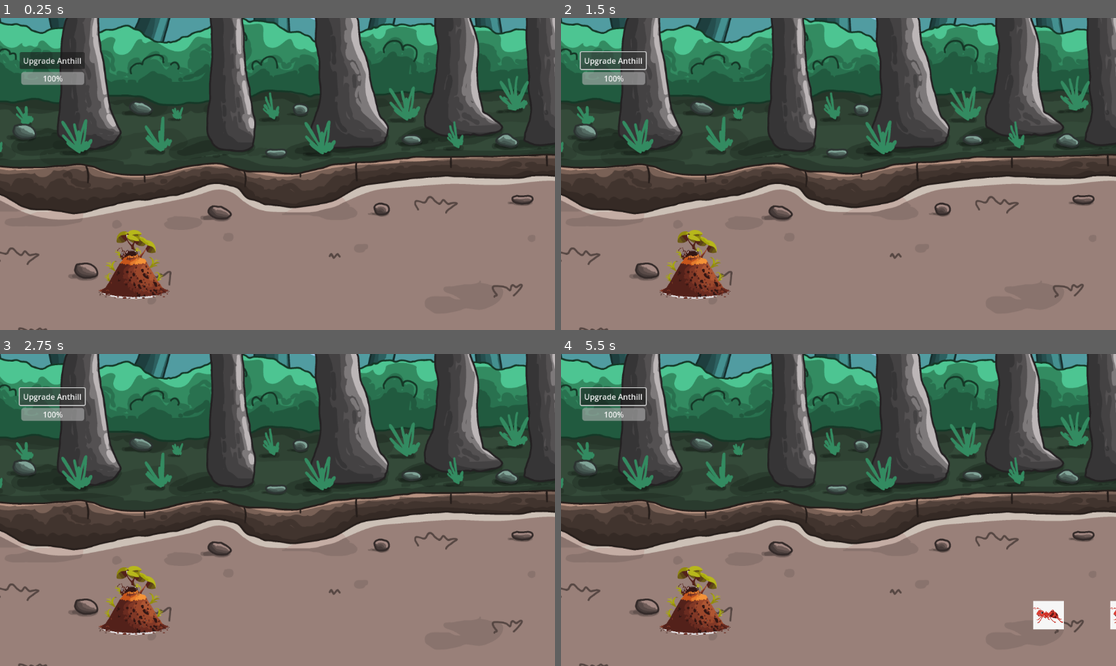
Above: before the commit, frames 1-4 (two rows, left to right).
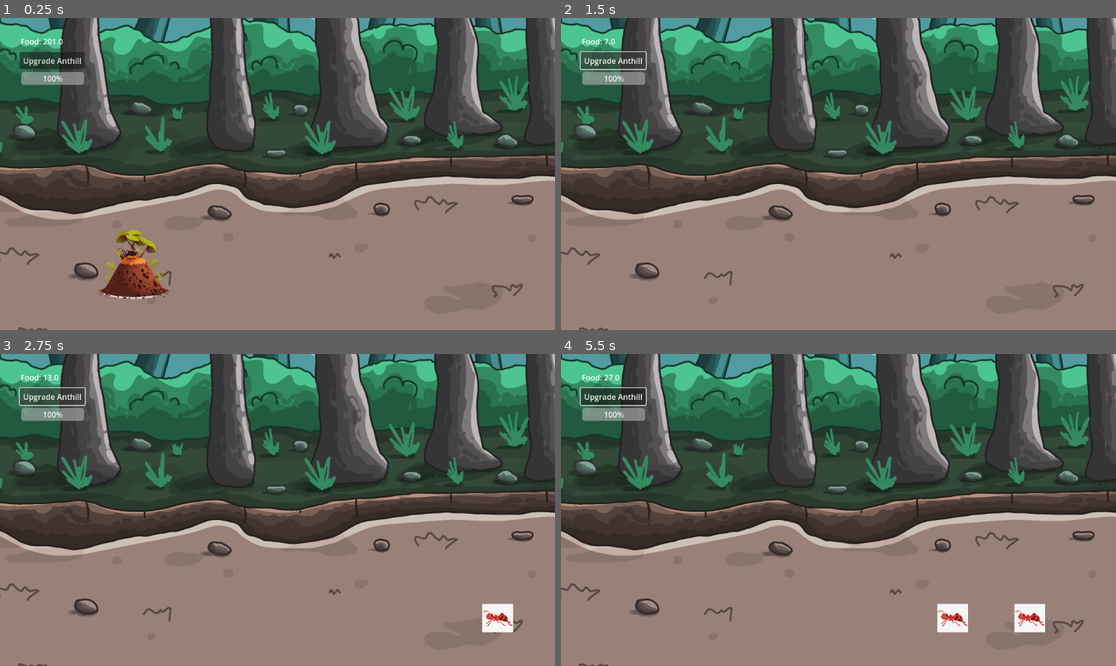
Above: after the commit, the same moments.

Repository: NMSU-Digital-Game-Design/game-jam-4-ant-game
Game: Godot game, scene res://Scenes/main.tscn
Two runs of this game, one before a commit and one after it. Both use one fixed random seed, a clock stepped at 60 frames per second and the inputs below.
Inputs (mouse positions are in pixels of both pictures, inside the frame that each line leads up to):
- Up to frame 1 (0.25 s): no input
- Up to frame 2 (1.5 s): click "Upgrade Anthill" at 0.5 s; click "Upgrade Anthill" at 1.25 s
- Up to frame 3 (2.75 s): click "Upgrade Anthill" at 2 s
- Up to frame 4 (5.5 s): move the mouse to (960, 494) at 2.77 s; click (960, 494) at 2.92 s; drag from (727, 525) to (694, 600) at 3.52 s; move the mouse to (894, 441) at 4.27 s; click (894, 441) at 4.42 s; drag from (810, 572) to (672, 463) at 5.02 s

The runs differ from the first frame. In frame 1, less than 0.1% of the frame differs, in the area x 3-12%, y 6-9%; in frame 2, 1.5%; in frame 3, 2.1%; in frame 4, 2.9%, in the area x 3-100%, y 6-91%.

Commit message:
Fix food displaly issue

Diff:
--- a/Scenes/camera.gd
+++ b/Scenes/camera.gd
@@ -4,8 +4,8 @@
 @export var scroll_speed: float = 1000.0  # Pixels per second for edge scrolling
 @export var drag_speed: float = 1.0      # Multiplier for middle mouse drag speed
 @export var zoom_speed: float = 0.1      # How much to zoom per wheel tick
-@export var zoom_min: float = 0.5        # Minimum zoom level (e.g., zoomed out)
-@export var zoom_max: float = 2.0        # Maximum zoom level (e.g., zoomed in)
+@export var zoom_min: float = 0.75        # Minimum zoom level (e.g., zoomed out)
+@export var zoom_max: float = 1.3        # Maximum zoom level (e.g., zoomed in)
 @export var position_limits: Rect2 = Rect2(800, 700, 1000, 100)  # Camera position bounds (x, y, width, height)
 @export var starting_position: Vector2 = Vector2(800, 700)  # Initial camera position
 
@@ -46,10 +46,10 @@
 func _input(event: InputEvent) -> void:
 	# Zoom with mouse wheel
 	if event is InputEventMouseButton:
-		if event.button_index == MOUSE_BUTTON_WHEEL_UP and event.pressed:
+		if event.button_index == MOUSE_BUTTON_WHEEL_DOWN and event.pressed:
 			zoom -= Vector2(zoom_speed, zoom_speed)
 			zoom = zoom.clamp(Vector2(zoom_min, zoom_min), Vector2(zoom_max, zoom_max))
-		elif event.button_index == MOUSE_BUTTON_WHEEL_DOWN and event.pressed:
+		elif event.button_index == MOUSE_BUTTON_WHEEL_UP and event.pressed:
 			zoom += Vector2(zoom_speed, zoom_speed)
 			zoom = zoom.clamp(Vector2(zoom_min, zoom_min), Vector2(zoom_max, zoom_max))
 
--- a/Scenes/main.tscn
+++ b/Scenes/main.tscn
@@ -1,9 +1,13 @@
-[gd_scene load_steps=5 format=3 uid="uid://c3nbqofblpkr"]
+[gd_scene load_steps=7 format=3 uid="uid://c3nbqofblpkr"]
 
 [ext_resource type="Texture2D" uid="uid://2x8u7pq0kfq" path="res://Assets/Backgrounds/game_background_3.png" id="1_jjvhh"]
-[ext_resource type="PackedScene" uid="uid://crpil0a0r2k8q" path="res://Scenes/ant_hill.tscn" id="3_21xkr"]
-[ext_resource type="PackedScene" uid="uid://bnwfin6b0qhio" path="res://Scenes/enemy_ant.tscn" id="4_6bp64"]
+[ext_resource type="Script" uid="uid://cl5omls8d5chd" path="res://Scripts/player_anthill.gd" id="2_kry3j"]
+[ext_resource type="Texture2D" uid="uid://b55l5rwbfi54y" path="res://Assets/anthill_1.png" id="3_21xkr"]
+[ext_resource type="Script" uid="uid://cf6clmynb2xp4" path="res://Scripts/enemy_spawner.gd" id="4_6bp64"]
 [ext_resource type="Script" uid="uid://di43sbogcxnqb" path="res://Scenes/camera.gd" id="4_jjvhh"]
+
+[sub_resource type="CircleShape2D" id="CircleShape2D_d5x1h"]
+radius = 122.0
 
 [node name="main" type="Node2D"]
 
@@ -11,11 +15,49 @@
 position = Vector2(1921, 1091)
 texture = ExtResource("1_jjvhh")
 
-[node name="PlayerAnthill" parent="." instance=ExtResource("3_21xkr")]
+[node name="PlayerAnthill" type="Area2D" parent="."]
 position = Vector2(248, 392)
+script = ExtResource("2_kry3j")
 
-[node name="EnemyAnt" parent="." instance=ExtResource("4_6bp64")]
-position = Vector2(1280, 696)
+[node name="Sprite2D" type="Sprite2D" parent="PlayerAnthill"]
+position = Vector2(179, 539)
+scale = Vector2(0.630556, 0.65)
+texture = ExtResource("3_21xkr")
+
+[node name="CollisionShape2D" type="CollisionShape2D" parent="PlayerAnthill"]
+position = Vector2(174, 542)
+shape = SubResource("CircleShape2D_d5x1h")
+
+[node name="EnemySpawner" type="Node2D" parent="."]
+position = Vector2(45, 1081)
+script = ExtResource("4_6bp64")
 
 [node name="Camera2D" type="Camera2D" parent="."]
 script = ExtResource("4_jjvhh")
+
+[node name="UI" type="CanvasLayer" parent="."]
+
+[node name="FoodLabel" type="Label" parent="UI"]
+offset_left = 43.0
+offset_top = 37.0
+offset_right = 138.0
+offset_bottom = 64.0
+
+[node name="HealthBar" type="ProgressBar" parent="UI"]
+offset_left = 44.0
+offset_top = 112.0
+offset_right = 175.0
+offset_bottom = 139.0
+value = 100.0
+
+[node name="UpgradeHealthButton" type="Button" parent="UI"]
+anchors_preset = -1
+anchor_right = 0.023
+anchor_bottom = 0.074
+offset_left = 41.0
+offset_top = 71.0
+offset_right = 149.504
+offset_bottom = 58.048
+text = "Upgrade Anthill"
+
+[connection signal="body_entered" from="PlayerAnthill" to="PlayerAnthill" method="_on_body_entered"]
--- a/Scripts/enemy_spawner.gd
+++ b/Scripts/enemy_spawner.gd
@@ -15,5 +15,5 @@
 func _spawn_enemy_ant():
 	print("Spawning enemy ant")
 	var ant = EnemyAntScene.instantiate()
-	ant.position = Vector2(600, 300)  # adjust lane Y if needed
+	ant.position = Vector2(600, 700)  # adjust lane Y if needed
 	get_parent().add_child(ant)
--- a/Scripts/player_anthill.gd
+++ b/Scripts/player_anthill.gd
@@ -7,9 +7,9 @@
 @export var food_per_second = 5
 
 # --- UI References ---
-@onready var health_bar = $"/root/MainScene/UI/HealthBar"
-@onready var food_label = $"/root/MainScene/UI/FoodLabel"
-@onready var upgrade_health_button = $"/root/MainScene/UI/UpgradeHealthButton"
+@onready var health_bar = $"/root/main/UI/HealthBar"
+@onready var food_label = $"/root/main/UI/FoodLabel"
+@onready var upgrade_health_button = $"/root/main/UI/UpgradeHealthButton"
 
 # --- Upgrade Settings ---
 @export var upgrade_cost = 100
